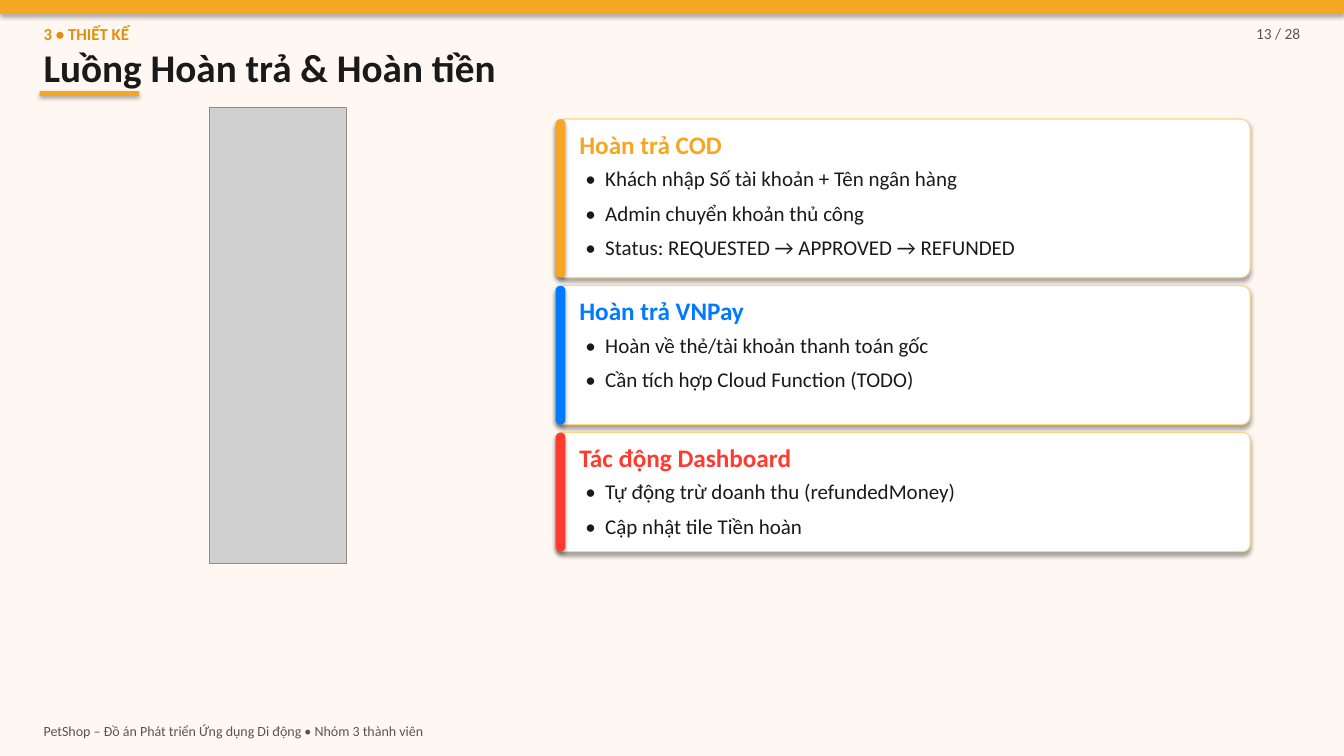
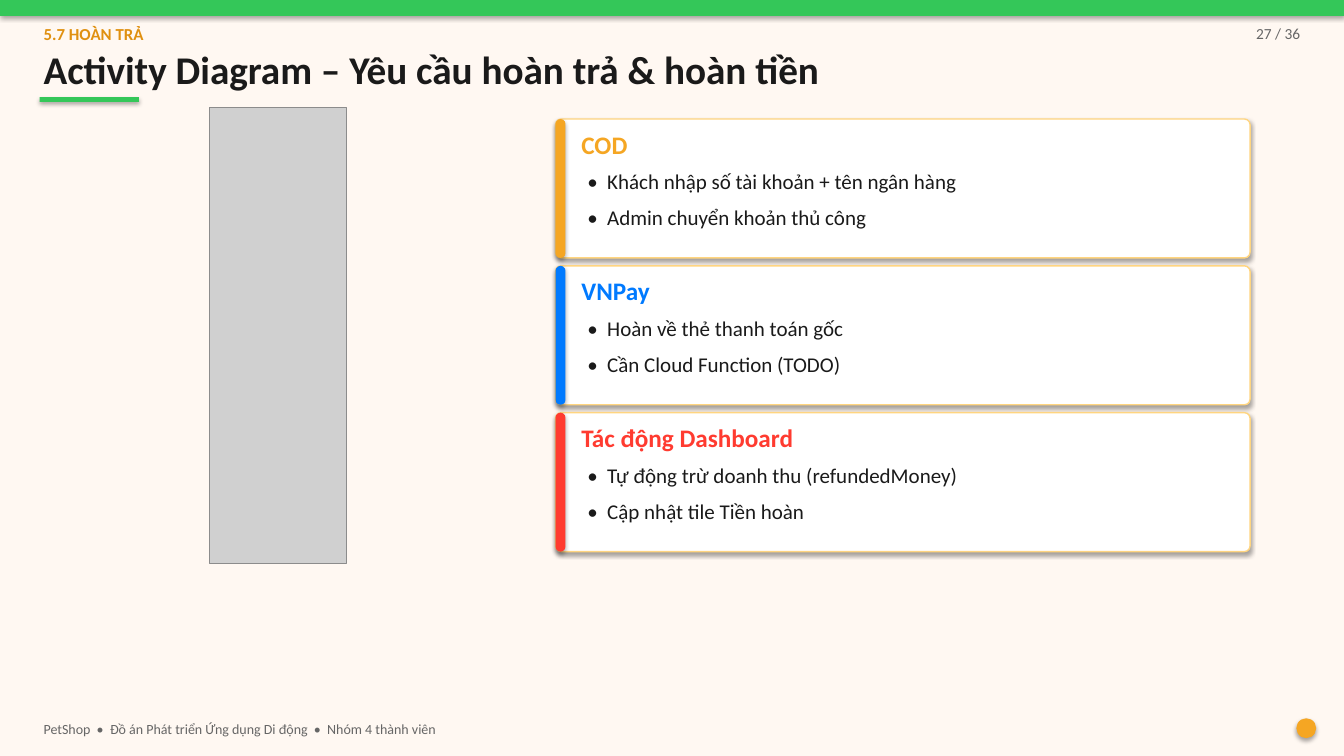
Before and after one commit to DaoTrucMai/Pet-Shop, a slide deck: slide 27 of docs/BAO_CAO_SLIDES.pptx (slide 13 before the commit). Drawn at 1344x756 pixels with LibreOffice and Linux fonts; fonts in the diff are those of the drawing; grey boxes stand for pictures. Boxes give left, top, right and bottom in pixels: in the first picture for what was removed or moved away, otherwise in the second. Text is boxed around its words. In the diff, an @@ line names an element or a change of style, - is before the commit and + after.

```diff
--- a/docs/BAO_CAO_SLIDES.pptx
+++ b/docs/BAO_CAO_SLIDES.pptx
@@ rectangle at (x1=0, y1=0, x2=1344, y2=16): fill #F5A623 to #34C759 @@
@@ text at (x1=44, y1=27, x2=144, y2=40): text changed @@
-3 • THIẾT KẾ
+5.7 HOÀN TRẢ
@@ text at (x1=1256, y1=28, x2=1301, y2=39): text changed; text colour #555555 to #666666 @@
-13 / 28
+27 / 36
@@ text at (x1=44, y1=54, x2=819, y2=91): text changed @@
-Luồng Hoàn trả & Hoàn tiền
+Activity Diagram – Yêu cầu hoàn trả & hoàn tiền
@@ rectangle at (x1=39, y1=97, x2=138, y2=102): fill #F5A623 to #34C759 @@
@@ rectangle moved from (x1=39, y1=92, x2=138, y2=97) to (x1=39, y1=97, x2=138, y2=102) @@
@@ rounded rectangle resized from (x1=556, y1=119, x2=566, y2=277) to (x1=556, y1=119, x2=566, y2=258) @@
@@ rounded rectangle resized from (x1=556, y1=119, x2=1250, y2=277) to (x1=556, y1=119, x2=1250, y2=258) @@
@@ text at (x1=581, y1=137, x2=627, y2=154): text changed @@
-Hoàn trả COD
+COD
@@ text at (x1=607, y1=173, x2=956, y2=193): text changed @@
-• Khách nhập Số tài khoản + Tên ngân hàng
+• Khách nhập số tài khoản + tên ngân hàng
@@ text at (x1=607, y1=208, x2=866, y2=229): line spacing 1.15 to 1.2 @@
@@ rounded rectangle moved from (x1=556, y1=285, x2=566, y2=424) to (x1=556, y1=266, x2=566, y2=405) @@
@@ rounded rectangle moved from (x1=556, y1=285, x2=1250, y2=424) to (x1=556, y1=266, x2=1250, y2=405) @@
@@ outline #FFD580 0.75 pt to #FFD580 1 pt; proportions changed in 3 elements at (x1=556, y1=119, x2=1250, y2=258), (x1=556, y1=412, x2=1250, y2=552), (x1=556, y1=266, x2=1250, y2=405) @@
@@ text at (x1=605, y1=241, x2=1015, y2=258): paragraph removed @@
-• Status: REQUESTED → APPROVED → REFUNDED
@@ text at (x1=581, y1=283, x2=649, y2=304): text changed @@
-Hoàn trả VNPay
+VNPay
@@ text at (x1=607, y1=320, x2=843, y2=375): text changed @@
-• Hoàn về thẻ/tài khoản thanh toán gốc
-• Cần tích hợp Cloud Function (TODO)
+• Hoàn về thẻ thanh toán gốc
+• Cần Cloud Function (TODO)
@@ rounded rectangle resized from (x1=556, y1=433, x2=566, y2=552) to (x1=556, y1=412, x2=566, y2=552) @@
@@ rounded rectangle resized from (x1=556, y1=433, x2=1250, y2=552) to (x1=556, y1=412, x2=1250, y2=552) @@
@@ text "Tác động Dashboard" moved from (x1=579, y1=449, x2=791, y2=472) to (x1=581, y1=429, x2=793, y2=452) @@
@@ text "• Tự động trừ doanh ..." moved from (x1=605, y1=484, x2=955, y2=538) to (x1=607, y1=468, x2=957, y2=523) @@
@@ text "• Tự động trừ doanh ..." at (x1=607, y1=468, x2=957, y2=523): line spacing 1.15 to 1.2 @@
@@ ellipse added at (x1=1297, y1=719, x2=1317, y2=739), fill #F5A623 @@
@@ text at (x1=44, y1=722, x2=436, y2=737): text changed; text colour #555555 to #666666 @@
-PetShop – Đồ án Phát triển Ứng dụng Di động • Nhóm 3 thành viên
+PetShop • Đồ án Phát triển Ứng dụng Di động • Nhóm 4 thành viên
```
Also in this commit, not shown: 17 other slides changed, 19 slides added, 10 slides removed, 26 other files.
